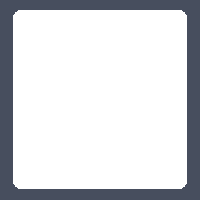
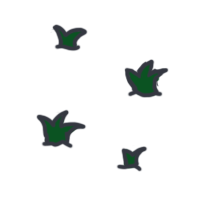
Layers edited between the first and the second 200x200 image:
hid "图层 1" over [0, 0, 200, 200]
added layer "图层 18" above "图层 19" over [36, 24, 169, 172]
added layer "图层 19" above "图层 17" over [39, 27, 162, 170]
